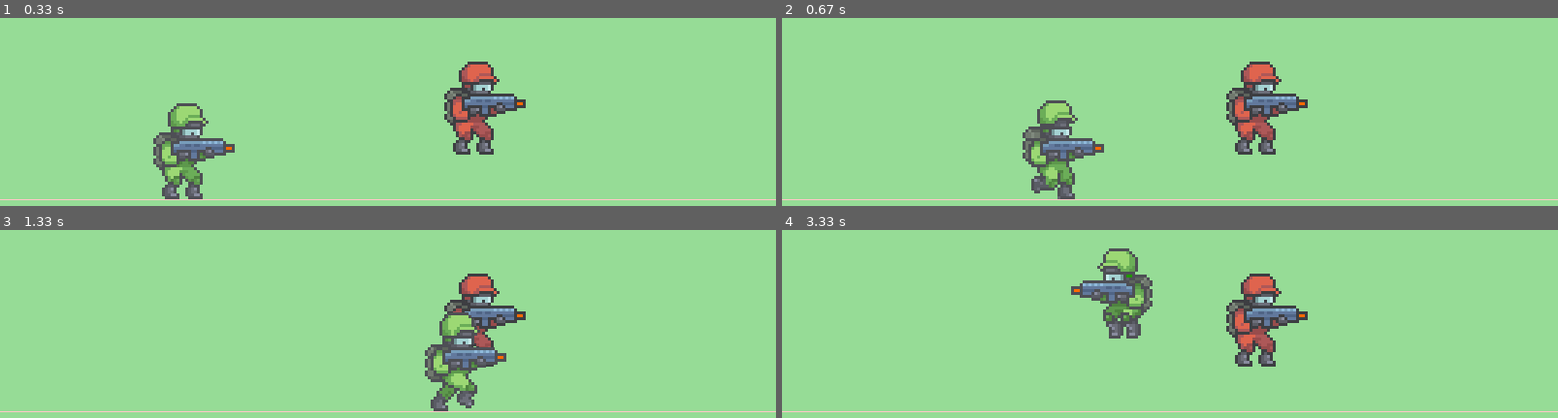
Above: before the commit, frames 1-4 (two rows, left to right).
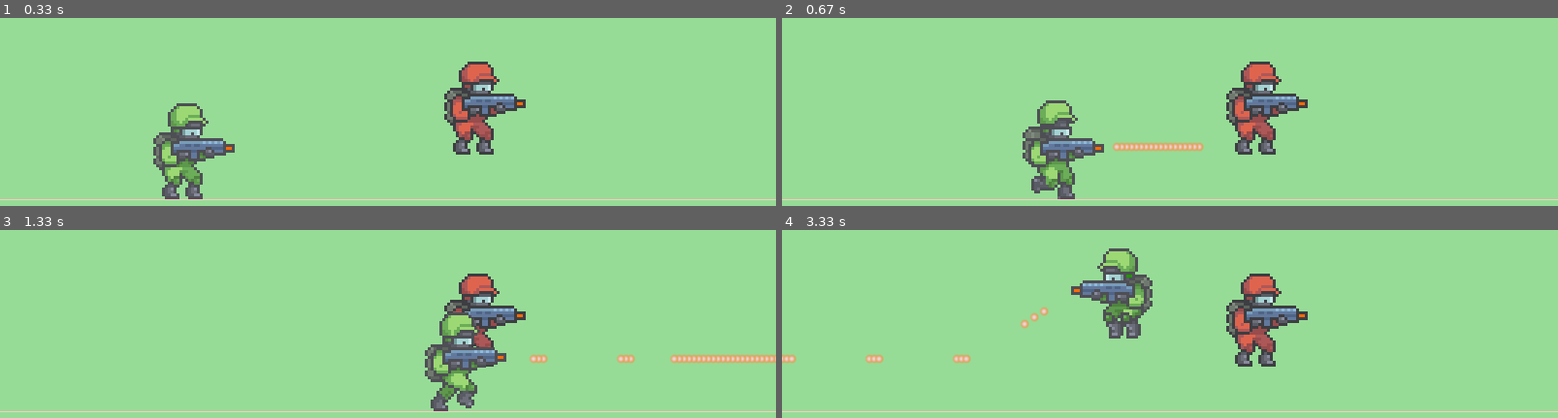
Above: after the commit, the same moments.

Repository: MattJColes/pygame2-testing
Game: pygame game, started from main.py
The game is run twice, just before and just after one commit, with the same random seed, the same clock (stepped at 60 frames per second) and the same inputs.
Inputs:
- Up to frame 1 (0.33 s): no input
- Up to frame 2 (0.67 s): hold Space from 0.33 s (still down); hold D from 0.33 s (still down)
- Up to frame 3 (1.33 s): release Space at 0.8 s; release D at 0.8 s; hold D 0.83-1.3 s; tap Space at 0.9, 1.2 s
- Up to frame 4 (3.33 s): hold W 1.33-1.63 s; tap Space at 1.4, 1.73, 2.03, 2.23, 2.53, 2.8, 3.1, 3.23 s; hold D 1.67-2.13 s; hold A 2.17-2.7 s; hold A 2.73-3.13 s; hold W from 3.17 s (still down)

Frame 1 is identical in both runs. In frame 2, 0.5% of the frame differs, in the area x 42-55%, y 66-71%; in frame 3, 0.7%, in the area x 68-100%, y 66-71%; in frame 4, 0.4%.

Commit message:
Pew pew!

Diff:
--- a/game/game_characters.py
+++ b/game/game_characters.py
@@ -24,7 +24,7 @@
             num_of_frames = len(os.listdir(os.path.join('assets', 'sprites', self.char_type, animation)))
             for i in range(num_of_frames):
                 i = str(i)
-                img = pygame.image.load(os.path.join('assets', 'sprites', self.char_type, animation, i+'.png'))
+                img = pygame.image.load(os.path.join('assets', 'sprites', self.char_type, animation, i+'.png')).convert_alpha()
                 img = pygame.transform.scale(img, (int(img.get_width() * scale), int(img.get_height() * scale)))
                 temp_list.append(img)
             self.animation_list.append(temp_list)
--- a/main.py
+++ b/main.py
@@ -1,5 +1,5 @@
 import os, pygame
-from game import game_characters
+from game import game_characters, game_weapons
 
 pygame.init()
 
@@ -17,6 +17,10 @@
 player = game_characters.Character('player', 200, 200, 3, 5, GRAVITY)
 player_move_left = False
 player_move_right = False
+shoot = False
+
+bullet_img = pygame.image.load(os.path.join('assets', 'sprites', 'icons', 'bullet.png')).convert_alpha()
+bullet_group = pygame.sprite.Group()
 
 enemy01 = game_characters.Character('enemy', 500, 200, 3, 5, GRAVITY)
 
@@ -34,7 +38,14 @@
 
     player.update_animation()
     player.draw(screen)
+
+    bullet_group.update(screen_width)
+    bullet_group.draw(screen)
+
     if player.alive:
+        if shoot:
+            bullet = game_weapons.Bullet(player.rect.centerx + (0.6 * player.rect.size[0] * player.direction), player.rect.centery, player.direction, bullet_img)
+            bullet_group.add(bullet)
         if player.in_air:
             player.update_action(2)
         elif player_move_left or player_move_right:
@@ -53,6 +64,8 @@
                 player_move_right = True
             if event.key == pygame.K_w and player.alive:
                 player.jump = True
+            if event.key == pygame.K_SPACE:
+                shoot = True
 
         if event.type == pygame.KEYUP:
             if event.key == pygame.K_a:
@@ -61,6 +74,8 @@
                 player_move_right = False
             if event.key == pygame.K_w and player.alive:
                 player.jump = False
+            if event.key == pygame.K_SPACE:
+                shoot = False
 
         if event.type == pygame.QUIT:
             game_running = False
